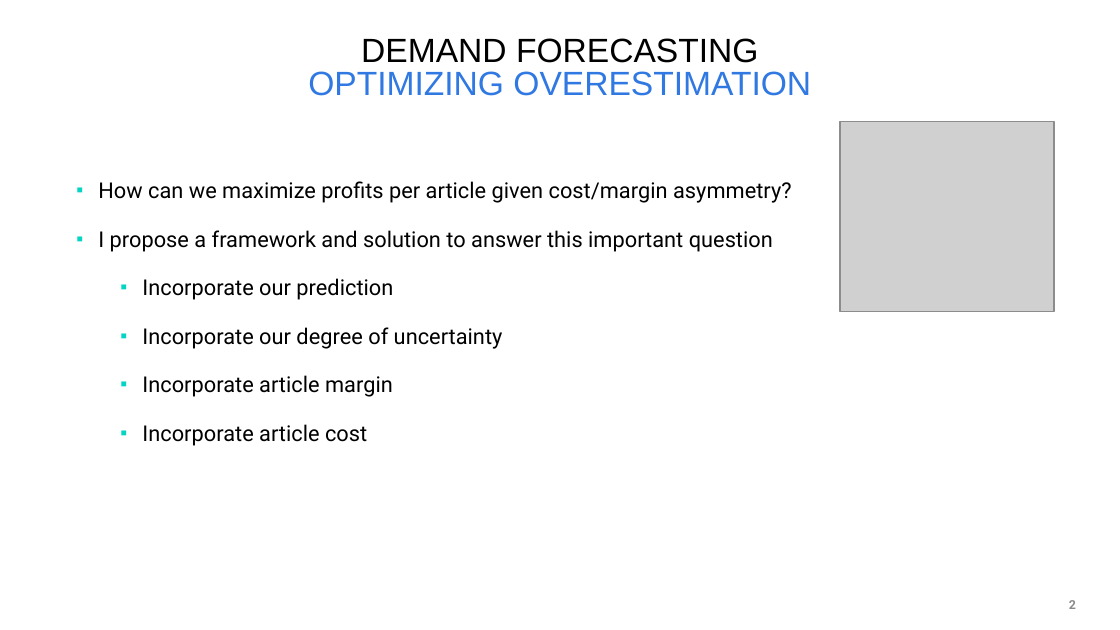
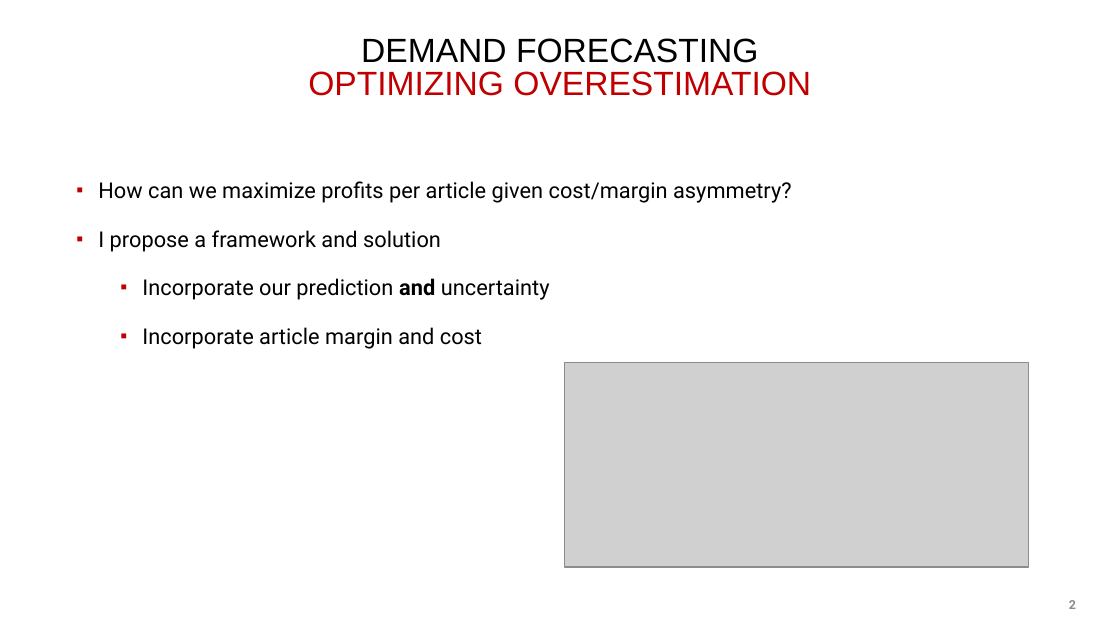
Before and after one commit to cwcomiskey/Misc, a slide deck: slide 2 of adidas/7June2019_putting.pptx. Drawn at 1120x630 pixels with LibreOffice and Linux fonts; fonts in the diff are those of the drawing; grey boxes stand for pictures; background and template pictures are left out. Boxes give left, top, right and bottom in pixels: in the first picture for what was removed or moved away, otherwise in the second. Text is boxed around its words. In the diff, an @@ line names an element or a change of style, - is before the commit and + after.

```diff
--- a/adidas/7June2019_putting.pptx
+++ b/adidas/7June2019_putting.pptx
@@ title "DEMAND FORECASTING OPTIMIZING OVERESTIMATION" at (308, 38, 811, 96): text colour #3078E2 to #C00000 in "OPTIMIZING OVERESTIMATION" @@
@@ picture removed at (840, 121, 1054, 311) @@
@@ text at (98, 230, 550, 349): text changed @@
-▪ I propose a framework and solution to answer this important question
-  ▪ Incorporate our prediction
-  ▪ Incorporate our degree of uncertainty
-  ▪ Incorporate article margin
-  ▪ Incorporate article cost
+▪ I propose a framework and solution
+  ▪ Incorporate our prediction and uncertainty
+  ▪ Incorporate article margin and cost
@@ picture added at (564, 363, 1028, 567) @@
```
Also in this commit, not shown: 10 other slides changed, 2 slides added, 1 other file.
